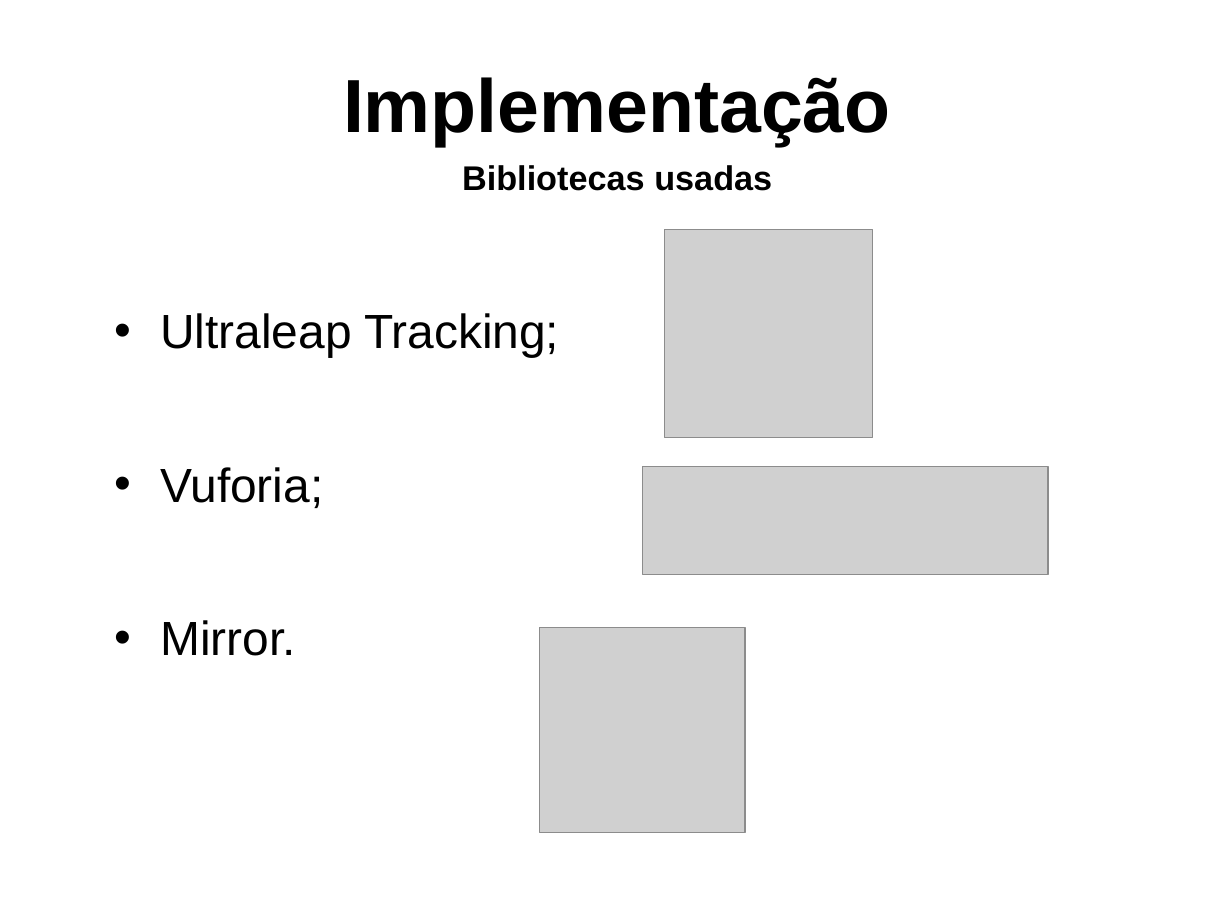
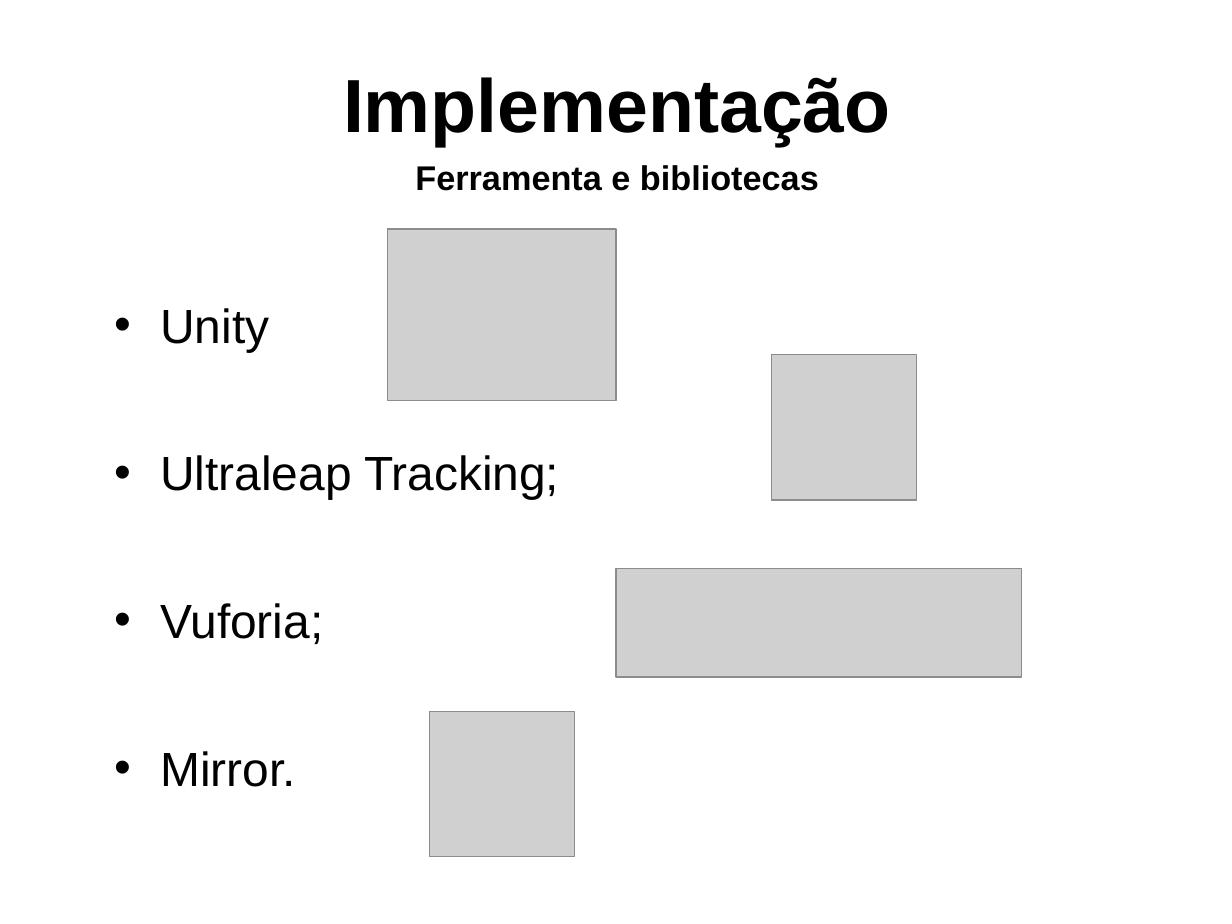
Before and after one commit to gcgfurb/tcc_JulioVicenteBrych, a slide deck: slide 12 of _julio/ApresentaçãoTCC-Julio_Vicente_Brych.pptx. Drawn at 1232x924 pixels with LibreOffice and Linux fonts; fonts in the diff are those of the drawing; grey boxes stand for pictures; background and template pictures are left out. Boxes give left, top, right and bottom in pixels: in the first picture for what was removed or moved away, otherwise in the second. Text is boxed around its words. In the diff, an @@ line names an element or a change of style, - is before the commit and + after.

```diff
--- a/_julio/ApresentaçãoTCC-Julio_Vicente_Brych.pptx
+++ b/_julio/ApresentaçãoTCC-Julio_Vicente_Brych.pptx
@@ text at (x1=415, y1=165, x2=819, y2=191): text changed @@
-Bibliotecas usadas
+Ferramenta e bibliotecas
@@ picture added at (x1=388, y1=229, x2=616, y2=400) @@
@@ text at (x1=160, y1=308, x2=269, y2=352): paragraph added @@
+• Unity
@@ picture resized from (x1=664, y1=229, x2=872, y2=437) to (x1=771, y1=355, x2=917, y2=500) @@
@@ text at (x1=160, y1=455, x2=559, y2=787): line spacing 2.5 to 2.4 @@
@@ picture moved from (x1=643, y1=467, x2=1048, y2=575) to (x1=616, y1=569, x2=1021, y2=678) @@
@@ picture resized from (x1=540, y1=627, x2=745, y2=833) to (x1=429, y1=711, x2=574, y2=856) @@
```
Also in this commit, not shown: 18 other slides changed, 2 slides added.
